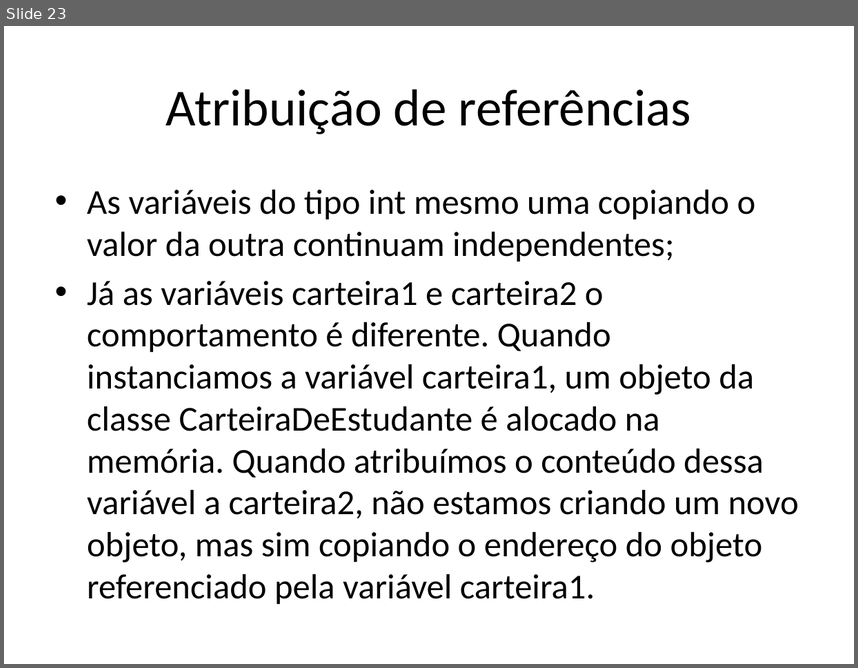
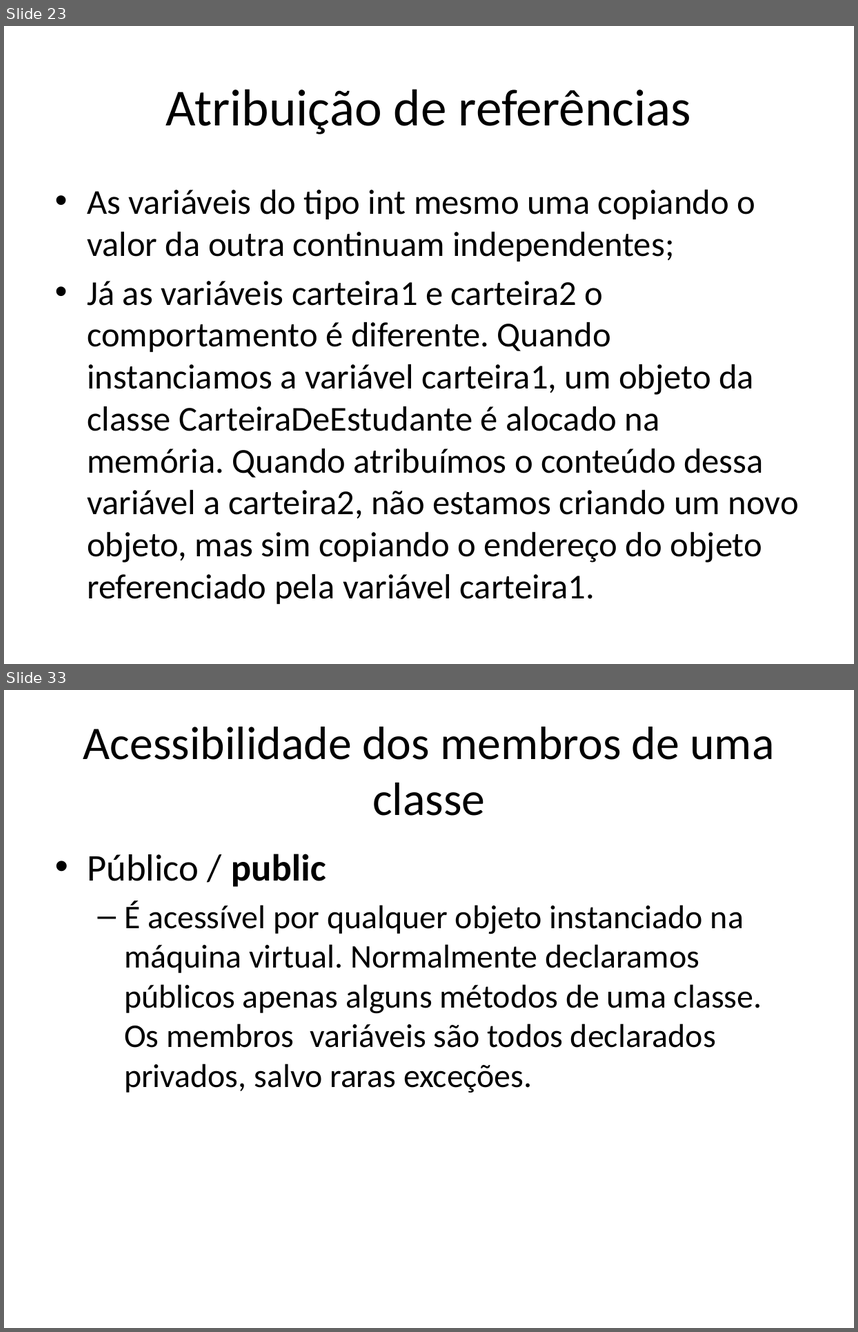
Before and after one commit to renanlessa/CursoJava, a slide deck: Documentos/Orientação a Objetos.pptx. Shown one above the other, each under a label of ours: slide 23 before the commit, slides 23 and 33 after it; the slides between them are not shown. The pictures are 858x668 and 858x1332 pixels, drawn with LibreOffice and Linux fonts; fonts in the diff are those of the drawing. Boxes give left, top, right and bottom in pixels: in the first picture for what was removed or moved away, otherwise in the second. Text is boxed around its words. In the diff, an @@ line names an element or a change of style, - is before the commit and + after.

```diff
--- a/Documentos/Orientação a Objetos.pptx
+++ b/Documentos/Orientação a Objetos.pptx
@@ slide 33 added at [4, 690, 854, 1328], background #FFFFFF @@
@@ title added at [83, 727, 774, 816], 39.6 pt, text #000000 @@
+Acessibilidade dos membros de uma classe
@@ text added at [87, 854, 762, 1092], 28 pt, text #000000 @@
+• Público / public
+  – É acessível por qualquer objeto instanciado na máquina virtual. Normalmente declaramos públicos apenas alguns métodos de uma classe. Os membros variáveis são todos declarados privados, salvo raras exceções.
```
Also in this commit, not shown: 12 other slides added, 5 other files.
